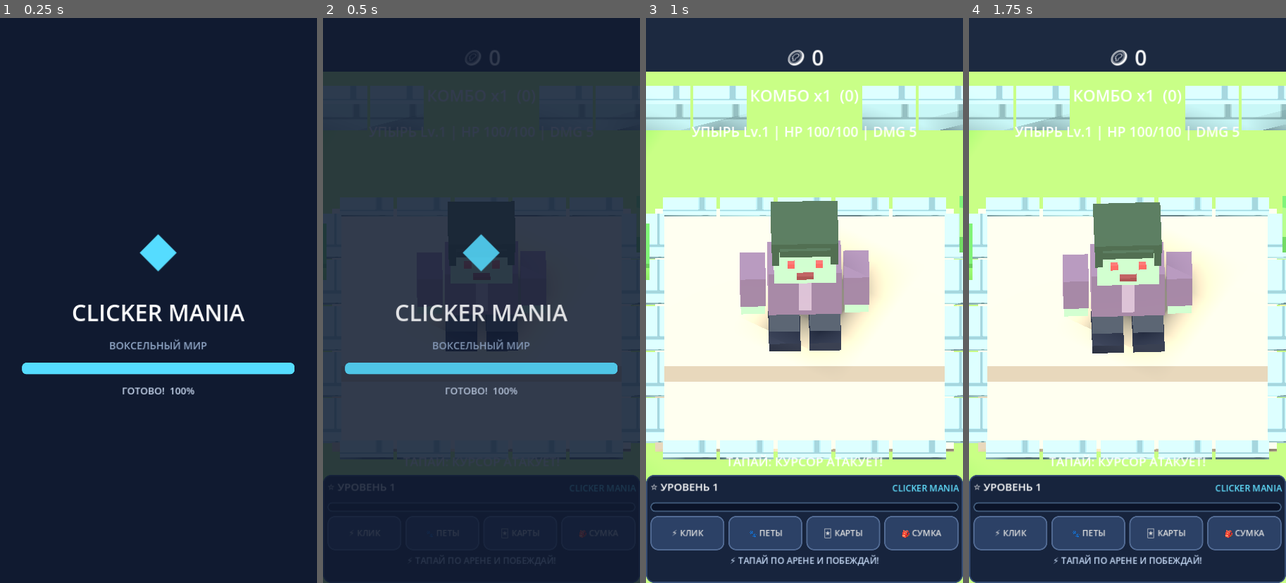
Above: before the commit, frames 1-4 (left to right).
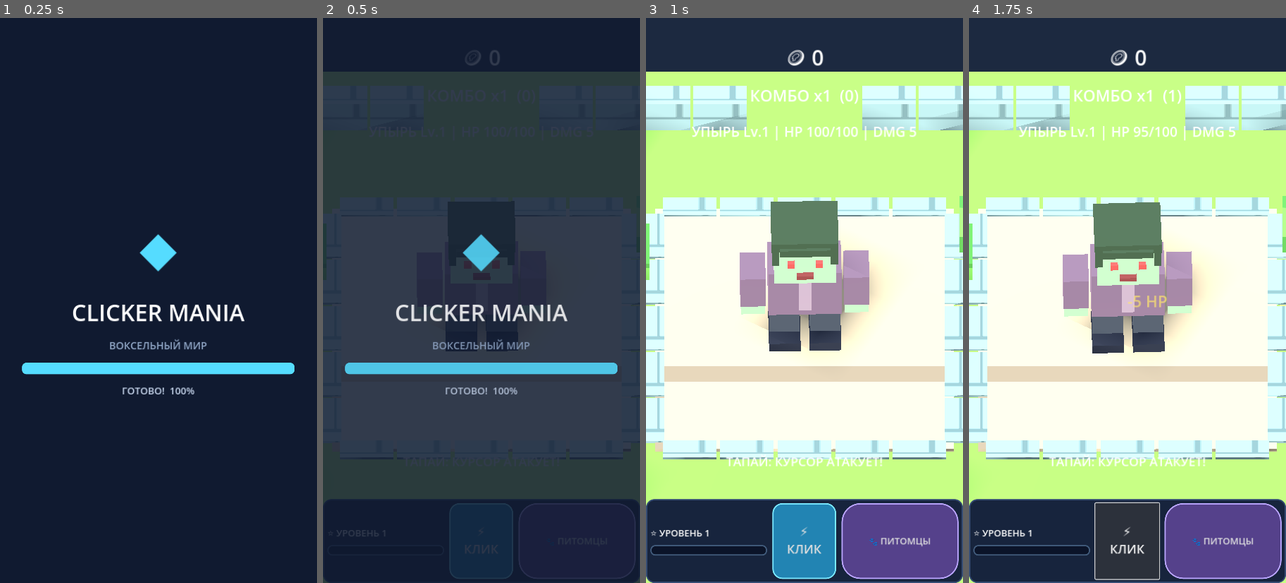
Above: after the commit, the same moments.

Repository: dozyFJ/clicker-mania
Game: Godot game, scene res://main.tscn
Two runs of this game, one before a commit and one after it. Both use one fixed random seed, a clock stepped at 60 frames per second and the inputs below.
Inputs (mouse positions are in pixels of both pictures, inside the frame that each line leads up to):
- Up to frame 1 (0.25 s): no input
- Up to frame 2 (0.5 s): no input
- Up to frame 3 (1 s): click "⚡ КЛИК" (after the commit: "🐾 ПИТОМЦЫ") at 0.5 s
- Up to frame 4 (1.75 s): click (1127, 543) at 1.25 s, where only the run after the commit has a clickable "⚡ КЛИК"

Frame 1 is identical in both runs. In frame 2, 4.3% of the frame differs, in the area x 0-100%, y 80-100%; in frame 3, 15%; in frame 4, 15%.
Error before the commit: Invalid access to property or key 'position' on a base object of type 'Nil'. (res://main.gd:481)
Error after the commit: Invalid access to property or key 'position' on a base object of type 'Nil'. (res://main.gd:478)

Commit message:
Redesign bottom HUD with left XP, centered square click button and pill pets button

Diff:
--- a/main.gd
+++ b/main.gd
@@ -316,27 +316,25 @@
 	menu_panel.anchor_top = 1.0
 	menu_panel.anchor_bottom = 1.0
 	menu_panel.anchor_right = 1.0
-	menu_panel.offset_top = -245
+	menu_panel.offset_top = -190
 	menu_panel.offset_bottom = 0
 	menu_panel.add_theme_stylebox_override("panel", _rounded_style(Color("#17243d"), Color("#354c73"), 18))
 	root.add_child(menu_panel)
-	var layout := VBoxContainer.new()
-	layout.add_theme_constant_override("separation", 9)
-	menu_panel.add_child(layout)
-	var header := HBoxContainer.new()
-	layout.add_child(header)
+	var row := HBoxContainer.new()
+	row.alignment = BoxContainer.ALIGNMENT_CENTER
+	row.add_theme_constant_override("separation", 12)
+	menu_panel.add_child(row)
+	var xp_column := VBoxContainer.new()
+	xp_column.custom_minimum_size = Vector2(190, 120)
+	xp_column.size_flags_horizontal = Control.SIZE_EXPAND_FILL
+	xp_column.alignment = BoxContainer.ALIGNMENT_CENTER
+	row.add_child(xp_column)
 	level_text = Label.new()
 	level_text.text = "⭐ УРОВЕНЬ 1"
-	level_text.add_theme_font_size_override("font_size", 24)
-	level_text.size_flags_horizontal = Control.SIZE_EXPAND_FILL
-	header.add_child(level_text)
-	var coins_title := Label.new()
-	coins_title.text = "CLICKER MANIA"
-	coins_title.add_theme_font_size_override("font_size", 20)
-	coins_title.add_theme_color_override("font_color", Color("#61e0ff"))
-	header.add_child(coins_title)
+	level_text.add_theme_font_size_override("font_size", 21)
+	xp_column.add_child(level_text)
 	level_progress = ProgressBar.new()
-	level_progress.custom_minimum_size = Vector2(0, 22)
+	level_progress.custom_minimum_size = Vector2(0, 24)
 	level_progress.max_value = 100
 	level_progress.show_percentage = false
 	var xp_fill := StyleBoxFlat.new()
@@ -344,28 +342,27 @@
 	xp_fill.set_corner_radius_all(10)
 	level_progress.add_theme_stylebox_override("fill", xp_fill)
 	level_progress.add_theme_stylebox_override("background", _rounded_style(Color("#0b1429"), Color("#415b7b"), 10))
-	layout.add_child(level_progress)
-	var tabs := HBoxContainer.new()
-	tabs.add_theme_constant_override("separation", 9)
-	layout.add_child(tabs)
-	var names := ["⚡ КЛИК", "🐾 ПЕТЫ", "🃏 КАРТЫ", "🎒 СУМКА"]
-	for i in range(names.size()):
-		var button := Button.new()
-		button.text = names[i]
-		button.custom_minimum_size = Vector2(0, 78)
-		button.size_flags_horizontal = Control.SIZE_EXPAND_FILL
-		button.add_theme_font_size_override("font_size", 19)
-		button.add_theme_stylebox_override("normal", _rounded_style(Color("#2c4166"), Color("#526b94"), 17))
-		button.add_theme_stylebox_override("hover", _rounded_style(Color("#395987"), Color("#65d8ff"), 17))
-		button.add_theme_stylebox_override("pressed", _rounded_style(Color("#197da0"), Color("#6beaff"), 17))
-		button.pressed.connect(_open_menu.bind(i))
-		tabs.add_child(button)
+	xp_column.add_child(level_progress)
+	var click_button := Button.new()
+	click_button.text = "⚡\nКЛИК"
+	click_button.custom_minimum_size = Vector2(145, 145)
+	click_button.add_theme_font_size_override("font_size", 28)
+	click_button.add_theme_stylebox_override("normal", _rounded_style(Color("#2284b3"), Color("#7ae8ff"), 22))
+	click_button.add_theme_stylebox_override("pressed", _rounded_style(Color("#116186"), Color("#d4faff"), 22))
+	click_button.pressed.connect(func() -> void: _tap(get_viewport().get_visible_rect().size * 0.5))
+	row.add_child(click_button)
+	var pets_button := Button.new()
+	pets_button.text = "🐾 ПИТОМЦЫ"
+	pets_button.custom_minimum_size = Vector2(180, 84)
+	pets_button.size_flags_horizontal = Control.SIZE_EXPAND_FILL
+	pets_button.add_theme_font_size_override("font_size", 21)
+	pets_button.add_theme_stylebox_override("normal", _rounded_style(Color("#55418b"), Color("#bba6ff"), 42))
+	pets_button.add_theme_stylebox_override("pressed", _rounded_style(Color("#37265f"), Color("#d9cfff"), 42))
+	pets_button.pressed.connect(_open_menu.bind(1))
+	row.add_child(pets_button)
 	menu_info = Label.new()
-	menu_info.horizontal_alignment = HORIZONTAL_ALIGNMENT_CENTER
-	menu_info.add_theme_font_size_override("font_size", 20)
-	menu_info.add_theme_color_override("font_color", Color("#c4d8f4"))
-	layout.add_child(menu_info)
-	_open_menu(0)
+	menu_info.visible = false
+	root.add_child(menu_info)
 	_update_player_level()
 
 func _open_menu(tab: int) -> void:
